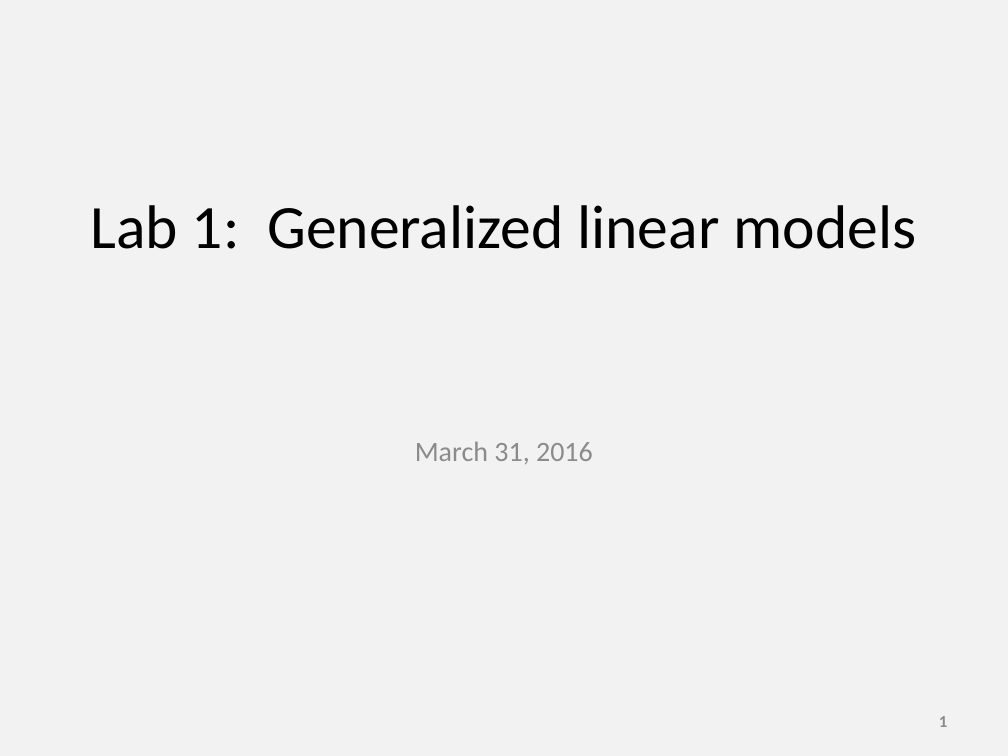
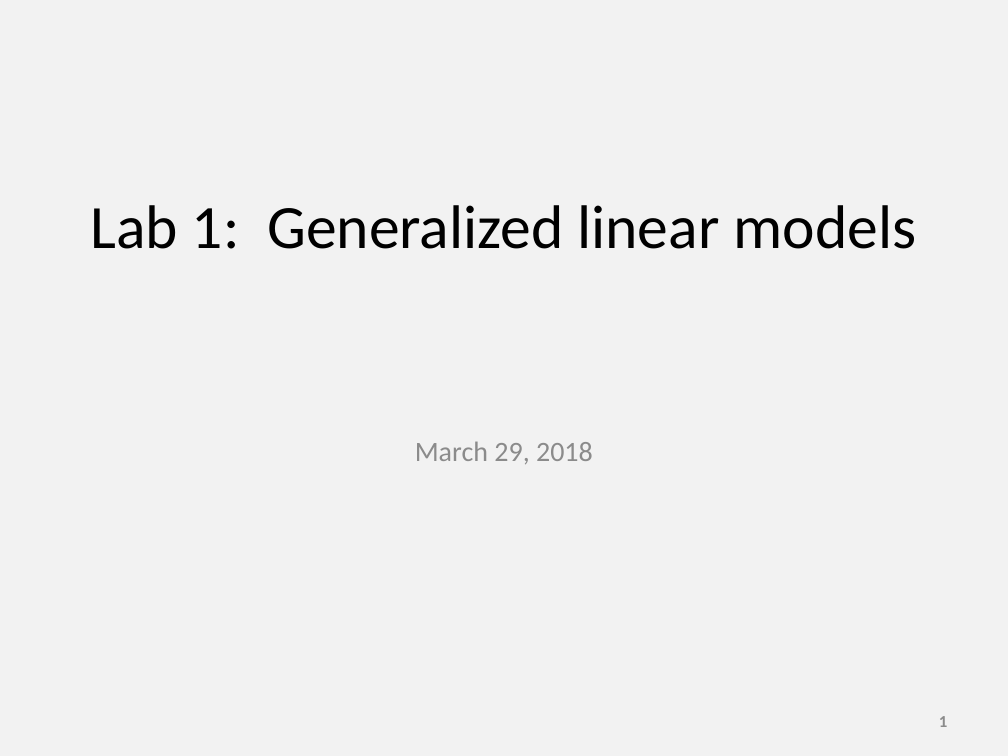
Before and after one commit to James-Thorson/2018_FSH556, a slide deck: slide 1 of Week 1 -- Likelihoods and linear models/Lab 1/Lab 1 -- Generalized linear models.pptx. Drawn at 1008x756 pixels with LibreOffice and Linux fonts; fonts in the diff are those of the drawing. Boxes give left, top, right and bottom in pixels: in the first picture for what was removed or moved away, otherwise in the second. Text is boxed around its words. In the diff, an @@ line names an element or a change of style, - is before the commit and + after.

```diff
--- a/Week 1 -- Likelihoods and linear models/Lab 1/Lab 1 -- Generalized linear models.pptx
+++ b/Week 1 -- Likelihoods and linear models/Lab 1/Lab 1 -- Generalized linear models.pptx
@@ subtitle at (415, 441, 593, 464): text changed @@
-March 31, 2016
+March 29, 2018
```
Also in this commit, not shown: 3 other files.
